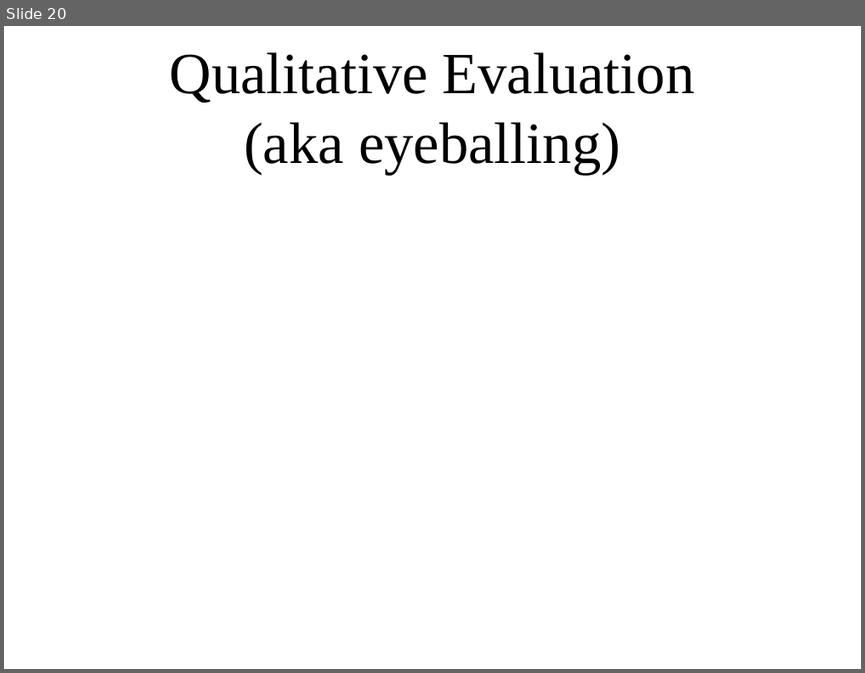
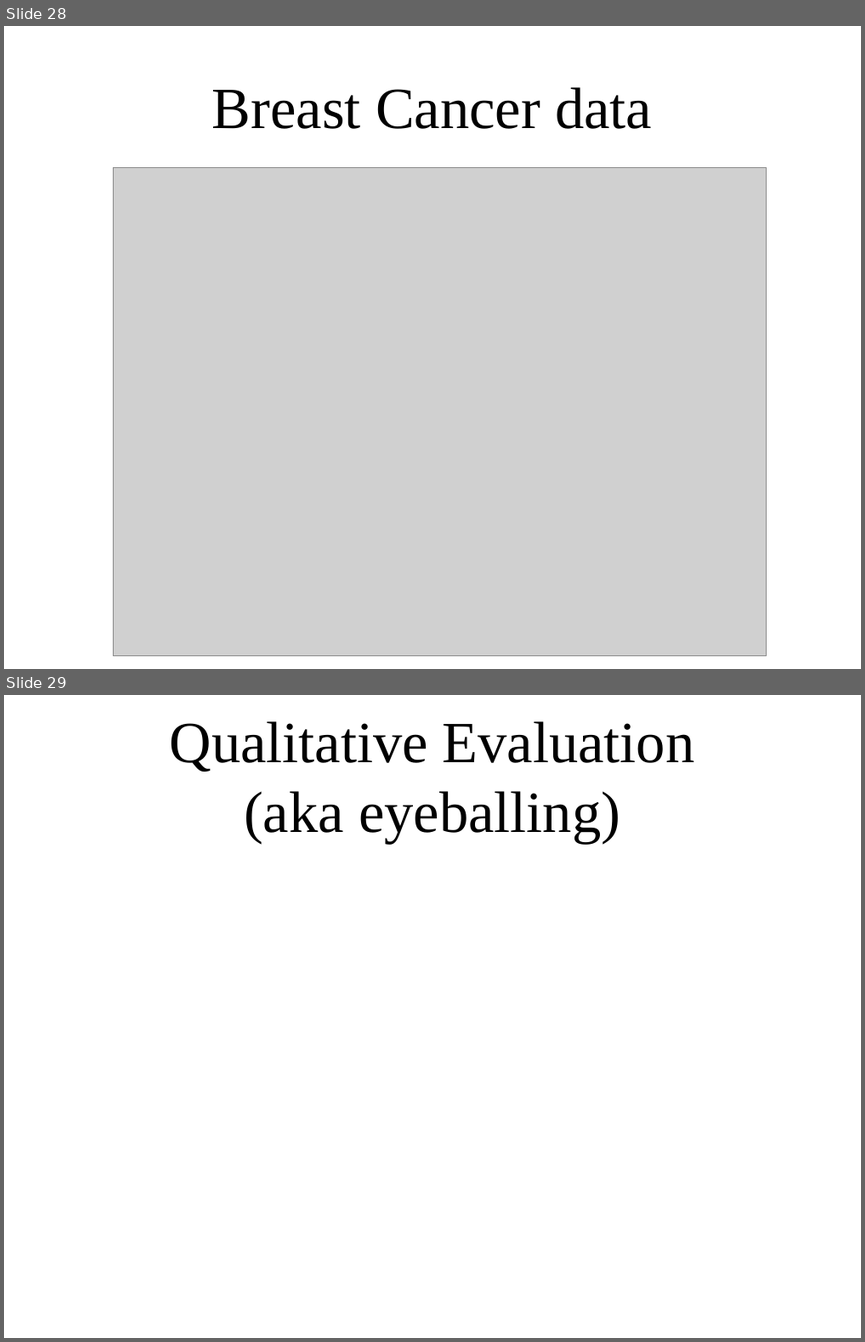
Before and after one commit to amueller/applied_ml_spring_2017, a slide deck: slides/aml-17-032717.odp. Shown one above the other, each under a label of ours: slide 20 before the commit, slides 28 and 29 after it. The pictures are 865x673 and 865x1342 pixels, drawn with LibreOffice and Linux fonts; fonts in the diff are those of the drawing; grey boxes stand for pictures. Boxes give left, top, right and bottom in pixels: in the first picture for what was removed or moved away, otherwise in the second. Text is boxed around its words. In the diff, an @@ line names an element or a change of style, - is before the commit and + after.

```diff
--- a/slides/aml-17-032717.odp
+++ b/slides/aml-17-032717.odp
@@ slide 28 added at (4, 26, 861, 669), background #FFFFFF @@
@@ title added at (212, 87, 652, 129), 54 pt, text #000000 @@
+Breast Cancer data
@@ picture added at (113, 167, 766, 656) @@
@@ what was slide 20 is now slide 29 @@
```
Also in this commit, not shown: 10 other slides added, 2 other files.
